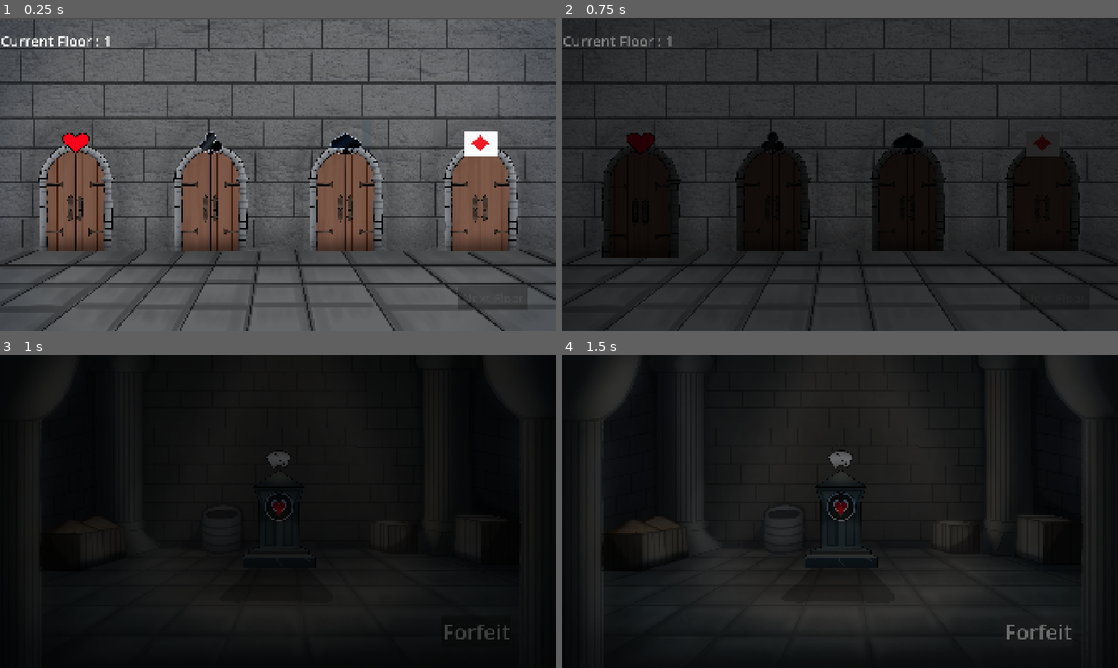
Above: before the commit, frames 1-4 (two rows, left to right).
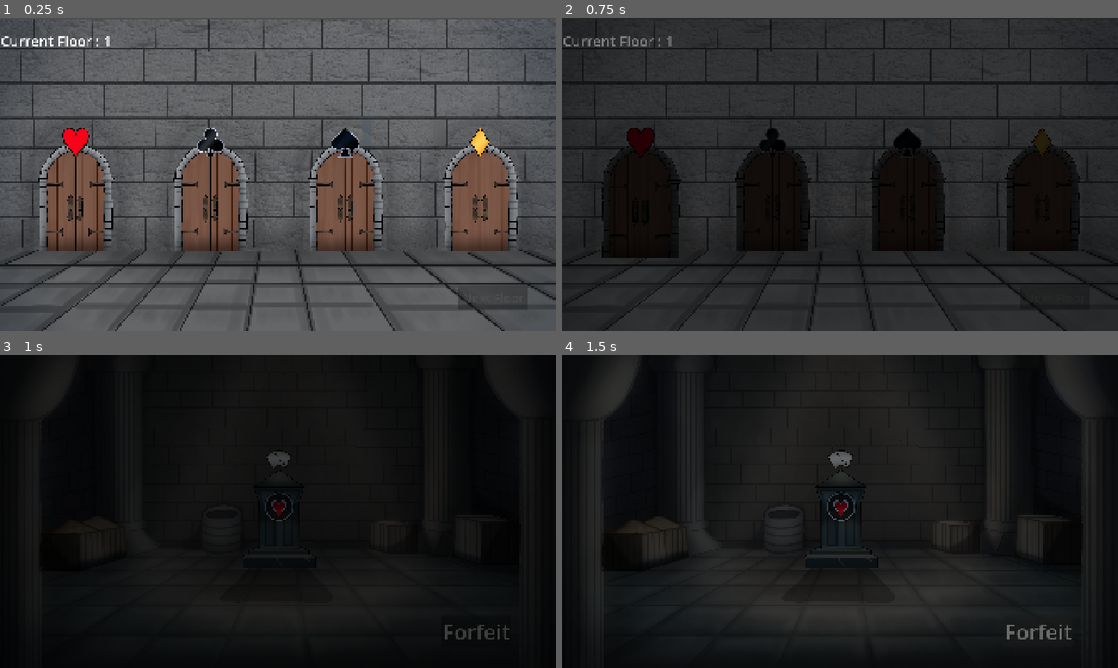
Above: after the commit, the same moments.

Repository: GanisAD/SCOUNDREL-COMPFEST-18-IGI
Game: Godot game, scene res://Scene/explore.tscn
Same seed, same stepped clock (60 frames per second), same inputs: the game is played once before the commit and once after it.
Inputs (mouse positions are in pixels of both pictures, inside the frame that each line leads up to):
- Up to frame 1 (0.25 s): no input
- Up to frame 2 (0.75 s): tap Enter at 0.5 s; drag from (578, 143) to (895, 105) at 0.52 s
- Up to frame 3 (1 s): no input
- Up to frame 4 (1.5 s): click "Forfeit" at 1.25 s

The runs differ from the first frame. In frame 1, 0.9% of the frame differs, in the area x 11-90%, y 35-45%; in frame 2, 0.5%; in frame 3, nothing differs; in frame 4, nothing differs.

Commit message:
Added block potion and bloodlust

Diff:
--- /dev/null
+++ b/Data/Potion/block_potion.tres
@@ -0,0 +1,20 @@
+[gd_resource type="Resource" script_class="PotionData" format=3 uid="uid://ds48273i66y4o"]
+
+[ext_resource type="Script" uid="uid://dvyj2b2cpwx8y" path="res://Script/Card/Effect/effect.gd" id="1_7hd6c"]
+[ext_resource type="Script" uid="uid://bsnppancayfuh" path="res://Script/Inventory/Item/potion_data.gd" id="2_bn0vt"]
+[ext_resource type="Script" uid="uid://dcfa41a3i6aty" path="res://Script/Card/Effect/blockEffect.gd" id="2_ykqrp"]
+[ext_resource type="Texture2D" uid="uid://co1id31oyqkr2" path="res://Resources/Potion/TLoZ_Life_Potion_Artwork.png" id="3_o7h40"]
+
+[sub_resource type="Resource" id="Resource_ykqrp"]
+script = ExtResource("2_ykqrp")
+amount = 12
+metadata/_custom_type_script = "uid://dcfa41a3i6aty"
+
+[resource]
+script = ExtResource("2_bn0vt")
+effects = Array[ExtResource("1_7hd6c")]([SubResource("Resource_ykqrp")])
+id = "2"
+name = "BlockPotion"
+description = "Memberikan efek blok tambahan selama satu turn untuk player sebesar 12 poin"
+icon = ExtResource("3_o7h40")
+metadata/_custom_type_script = "uid://bsnppancayfuh"
--- a/Data/Room/diamond.tres
+++ b/Data/Room/diamond.tres
@@ -3,7 +3,7 @@
 [ext_resource type="Resource" uid="uid://b8o7qpf7f6xw4" path="res://Data/Weapon/GuardSword/guard_sword.tres" id="1_cw7tu"]
 [ext_resource type="Script" uid="uid://dyf4igi785lr7" path="res://Script/Exploration/Room/room_data.gd" id="1_knyec"]
 [ext_resource type="Texture2D" uid="uid://bbjyes1c7yh74" path="res://Resources/Room/altar-diamond.png" id="2_tcsfw"]
-[ext_resource type="Texture2D" uid="uid://bn5qpjxf8k0b8" path="res://Resources/Door/Diamong.jpg" id="3_tcsfw"]
+[ext_resource type="Texture2D" uid="uid://bwxl2s2lssxnt" path="res://Resources/Door/Diamond.png" id="3_tcsfw"]
 
 [resource]
 script = ExtResource("1_knyec")
--- a/Data/Room/heart.tres
+++ b/Data/Room/heart.tres
@@ -1,11 +1,15 @@
 [gd_resource type="Resource" script_class="RoomData" format=3 uid="uid://dry13tqv688s4"]
 
+[ext_resource type="Resource" uid="uid://ds48273i66y4o" path="res://Data/Potion/block_potion.tres" id="1_4socf"]
 [ext_resource type="Texture2D" uid="uid://cjkjs3b16bwe5" path="res://Resources/Room/altar-heart.png" id="1_5q5r3"]
-[ext_resource type="Texture2D" uid="uid://fkpr82xmwf" path="res://Resources/Door/Heart .png" id="1_ijvdd"]
 [ext_resource type="Script" uid="uid://dyf4igi785lr7" path="res://Script/Exploration/Room/room_data.gd" id="1_lxje3"]
+[ext_resource type="Texture2D" uid="uid://cmjpuehbf2iqc" path="res://Resources/Door/Heart.png" id="2_5q5r3"]
 
 [resource]
 script = ExtResource("1_lxje3")
-room_icon = ExtResource("1_ijvdd")
+room_name = "Block Potion Room"
+room_type = 1
+room_icon = ExtResource("2_5q5r3")
 room_altar = ExtResource("1_5q5r3")
+possible_item_pool = Array[Resource]([ExtResource("1_4socf")])
 metadata/_custom_type_script = "uid://dyf4igi785lr7"
--- a/Data/Room/spade.tres
+++ b/Data/Room/spade.tres
@@ -6,6 +6,8 @@
 
 [resource]
 script = ExtResource("1_ggl66")
+room_name = "Blood Exchange  Room"
+room_type = 3
 room_icon = ExtResource("2_g62la")
 room_altar = ExtResource("1_we18r")
 metadata/_custom_type_script = "uid://dyf4igi785lr7"
--- a/Data/Stats/Player/playerInventory.tres
+++ b/Data/Stats/Player/playerInventory.tres
@@ -1,7 +1,7 @@
 [gd_resource type="Resource" script_class="InventoryData" format=3 uid="uid://bb1e7t4tipvg7"]
 
 [ext_resource type="Script" uid="uid://d34gg6su0m7nc" path="res://Script/Inventory/invetory_data.gd" id="1_mgplt"]
-[ext_resource type="Script" uid="uid://bqb0lvm81tlkn" path="res://Script/Inventory/slota_data.gd" id="2_kb2rv"]
+[ext_resource type="Script" uid="uid://bqb0lvm81tlkn" path="res://Script/Inventory/slot_data.gd" id="2_kb2rv"]
 [ext_resource type="Resource" uid="uid://be745maxwolpw" path="res://Data/Weapon/BareHand/bare_hand.tres" id="3_kb2rv"]
 
 [sub_resource type="Resource" id="Resource_mgplt"]
--- a/Scene/Components/Door.tscn
+++ b/Scene/Components/Door.tscn
@@ -5,7 +5,7 @@
 [ext_resource type="Resource" uid="uid://q4y4jmlebogg" path="res://Data/Room/club.tres" id="3_dtdkr"]
 [ext_resource type="Resource" uid="uid://q08ausaafx2d" path="res://Data/Room/diamond.tres" id="4_ba50q"]
 [ext_resource type="Texture2D" uid="uid://cwg852pqbbfch" path="res://Resources/Door/door.png" id="5_q8uni"]
-[ext_resource type="Texture2D" uid="uid://hngv2s1a5g6y" path="res://Resources/Door/Clover .png" id="6_q8uni"]
+[ext_resource type="Texture2D" uid="uid://so46dhwjig6c" path="res://Resources/Door/Spade.png" id="6_q8uni"]
 
 [node name="Door" type="Control" unique_id=1355465168]
 layout_mode = 3
@@ -23,9 +23,9 @@
 
 [node name="IconFrame" type="TextureRect" parent="." unique_id=2110281948]
 layout_mode = 0
-offset_left = 139.0
-offset_top = -16.0
-offset_right = 257.6755
-offset_bottom = 68.0
+offset_left = 147.0
+offset_top = -30.0
+offset_right = 247.6755
+offset_bottom = 73.0
 texture = ExtResource("6_q8uni")
 expand_mode = 1
--- a/Script/Combat/playerHandler.gd
+++ b/Script/Combat/playerHandler.gd
@@ -186,7 +186,6 @@
 
 	# 2. Pengecekan untuk Potion (jika tidak boleh ada jenis ramuan yang sama)
 	for slot in inventory_data.potion_slots:
-		if slot and (slot == item or slot.name == item.name):
+		if slot and (slot == item):
 			return true
-
 	return false
--- a/Script/Exploration/room.gd
+++ b/Script/Exploration/room.gd
@@ -66,7 +66,9 @@
 ## Mengacak potion dari possible_item_pool
 func handle_potion_room() -> void:
 	var item_pool = current_room_data.possible_item_pool
+
 	if item_pool.is_empty():
+		promptPanel.show_prompt("Room tidak memiliki item, kembali?")
 		return
 
 	var chosen_potion = item_pool.pick_random()
@@ -78,7 +80,9 @@
 		return
 
 	# Langsung ambil atau tampilkan konfirmasi sesuai alur game
-	_on_loot_button_pressed(chosen_potion)
+
+	var prompt = "Apakah anda ingin menambah potion : " + chosen_potion.name
+	promptPanel.show_prompt(prompt, chosen_potion)
 
 ## Mengacak musuh dari possible_monster_encounters
 func handle_monster_room() -> void:
@@ -88,12 +92,15 @@
 
 		print("Player akan bertarung dengan : ", chosen_encounter)
 
-		promptPanel.yes_confirmation.connect(_on_battle_confirmed)
-
-		promptPanel.show_prompt("Apakah anda yakin akan bertarung melawan monster ini ?")
+		promptPanel.show_prompt("Apakah anda yakin akan bertarung melawan monster ini ?", chosen_encounter)
 
 func handle_tradeoff_room() -> void:
-	# Fitur sekunder (Spade)
+	var item_pool = current_room_data.possible_item_pool
+
+	if item_pool.is_empty():
+		promptPanel.show_prompt("Room tidak memiliki item, kembali?")
+		return
+
 	pass
 
 
@@ -119,14 +126,17 @@
 func _on_prompt_yes_confirmed(payload = null) -> void:
 	# Jika payload kosong, berarti dialog hanya notifikasi penolakan duplikat (tidak ada aksi)
 	if payload == null:
+		SceneManager.change_scene(SceneManager.SceneID.EXPLORE)
 		return
 
 	match current_room_data.room_type:
 		RoomType.Type.CLUB:
 			_on_battle_confirmed(payload)
+			return
 		RoomType.Type.DIAMOND, RoomType.Type.HEART:
 			if payload is ItemData:
 				_on_loot_button_pressed(payload)
+				return
 
 func _on_loot_button_pressed(item: ItemData) -> void:
 	# Memanggil sinyal atau langsung ke PlayerHandler
@@ -134,3 +144,5 @@
 
 	if altar:
 		altar.set_altar_state(Altar.State.DISABLED)
+
+	SceneManager.change_scene(SceneManager.SceneID.EXPLORE)
--- /dev/null
+++ b/Script/Inventory/Item/potion_data.gd
@@ -0,0 +1,14 @@
+# potion_data.gd
+class_name PotionData
+extends ItemData
+
+enum TargetType { SELF, SINGLE_ENEMY, ALL_ENEMIES }
+
+@export_group("Potion Mechanics")
+@export var target_type: TargetType = TargetType.SELF
+@export var effects: Array[Effect] = [] # Memakai Effect Component yang sama seperti Kartu
+
+func use(targets: Array[Node], player: Node) -> void:
+	for effect in effects:
+		if effect:
+			effect.execute(targets, player)
Binary file changed: Resources/Door/Clover .png
Binary file added: Resources/Door/Diamond.png
Not shown, changed: Resources/Door/Diamond.png.import
Binary file removed: Resources/Door/Diamong.jpg
Binary file removed: Resources/Door/Heart .png
Binary file added: Resources/Door/Heart.png
Not shown, added: Resources/Door/Heart.png.import
Binary file changed: Resources/Door/Spade.png
Binary file added: Resources/Potion/TLoZ_Life_Potion_Artwork.png
Not shown, changed: Resources/Potion/TLoZ_Life_Potion_Artwork.png.import
Not shown, added: Script/Inventory/Item/potion_data.gd.uid
Renamed: Script/Inventory/slota_data.gd -> Script/Inventory/slot_data.gd
(and 1 more such lines)
